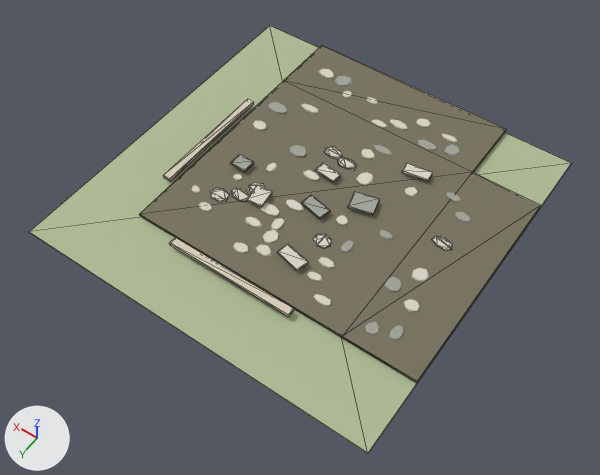
One commit to the glTF model frontend/public/assets/buildings/roads/common_road/common_road_corner_sw_damaged.glb: the scene before it, then after it.
Before and after are seen from a 50 mm lens placed at (-2.87, 4.16, 5.84), pointed at (-0.12, 0.32, -0.2). Lighting does not change. The marker at lower left points along +X, +Y and +Z. The older version comes first. Mesh edges are drawn as thin lines on the coarser meshes. Where no turn or scale is listed for an object, it has been applied to the vertices. Vertices at exactly the same position are counted once.

The first picture shows 'SM_road_connected_surface.102', 'SM_road_grass_tile.102', 'SM_shoulder_edge.100', 'SM_shoulder_edge.101' and 57 more.
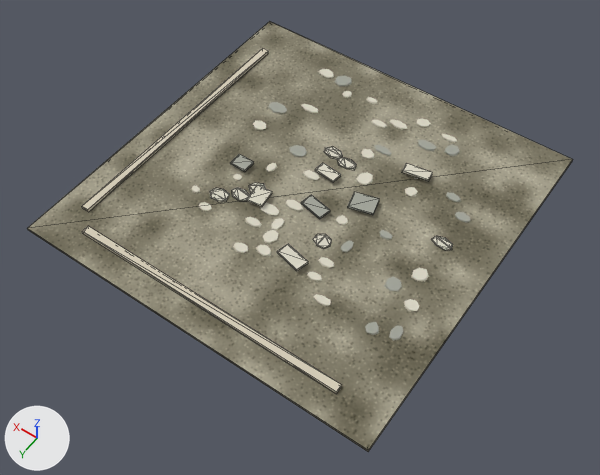
The change, as a diff of the scene's bpy script:
```diff
--- a/frontend/public/assets/buildings/roads/common_road/common_road_corner_sw_damaged.glb.py
+++ b/frontend/public/assets/buildings/roads/common_road/common_road_corner_sw_damaged.glb.py
@@ mat_mat_common_road_surface @@
 n2 = _N.new('ShaderNodeTexImage'); n2.name = 'Image Texture'
 n2.image = img_common_road_surface
-n3 = _N.new('ShaderNodeUVMap'); n3.name = 'UV Map'
-n3.uv_map = 'UVMap.-01'
 _L.new(n0.outputs[0], n1.inputs[0])  # 'BSDF' to 'Surface'
 _L.new(n2.outputs[0], n0.inputs[0])  # 'Color' to 'Base Color'
-_L.new(n3.outputs[0], n2.inputs[0])  # 'UV' to 'Vector'
@@ me_sm_road_connected_surface_102 @@
 # used by ob_sm_road_connected_surface_102; location = (0.0, 0.0, 0.0)
-me_sm_road_connected_surface_102.from_pydata(...)  # 16 vertices, 28 faces; spans x -1.8..1.1, y -1.8..1.1, z 0.03..0.05
+me_sm_road_connected_surface_102.from_pydata(...)  # 8 vertices, 12 faces; spans x -1.8..1.8, y -1.8..1.8, z 0.03..0.05
+# me_sm_road_connected_surface_102 part 1: the whole mesh is rebuilt
 me_sm_road_connected_surface_102.materials.append(mat_mat_common_road_surface)
@@ ob_sm_road_grass_tile_102 @@
-ob_sm_road_grass_tile_102 = bpy.data.objects.new('SM_road_grass_tile.102', me_cube_1208)
-ob_sm_road_grass_tile_102.location = (0.0, 0.0, 0.002)
```

Boxes [x1, y1, x2, y2] around the edits, measured in the pictures (600 x 475 px):
'SM_road_connected_surface.102', surface changed, reshaped (36% wider, 27% taller): before [139, 45, 541, 383]; after [27, 22, 573, 452]
'SM_road_grass_tile.102', deleted: before [29, 25, 571, 453]
